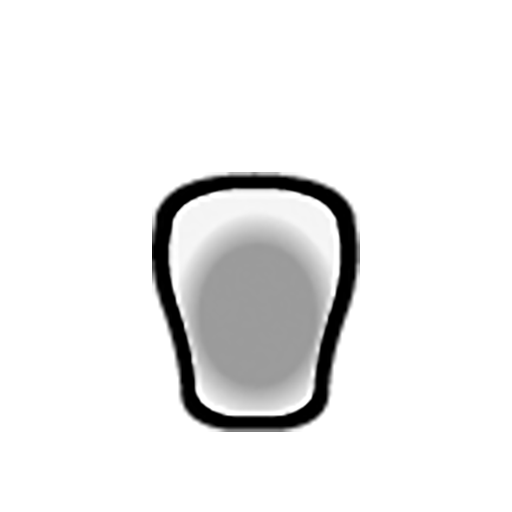
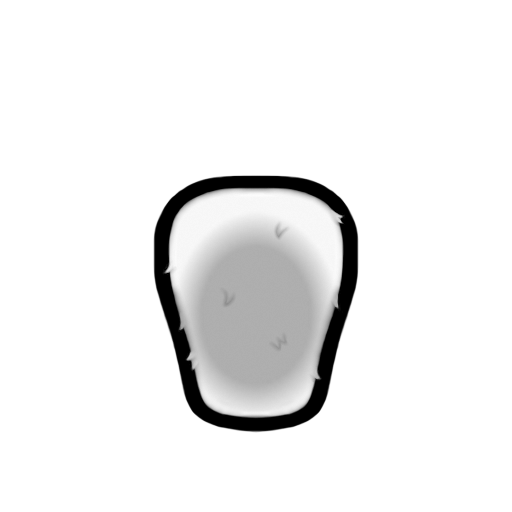
Before/after of a 512x512 layered artwork. What changed in the layer stack:
added group "base coat" with 2 layers above "white bg" over left=152, top=172, right=360, bottom=433
added layer "Tufts_Male_north" in group "base coat" over left=153, top=175, right=359, bottom=433
hid "Naked_Male_north", moved it into group "base coat", painted on it over left=152, top=172, right=360, bottom=432